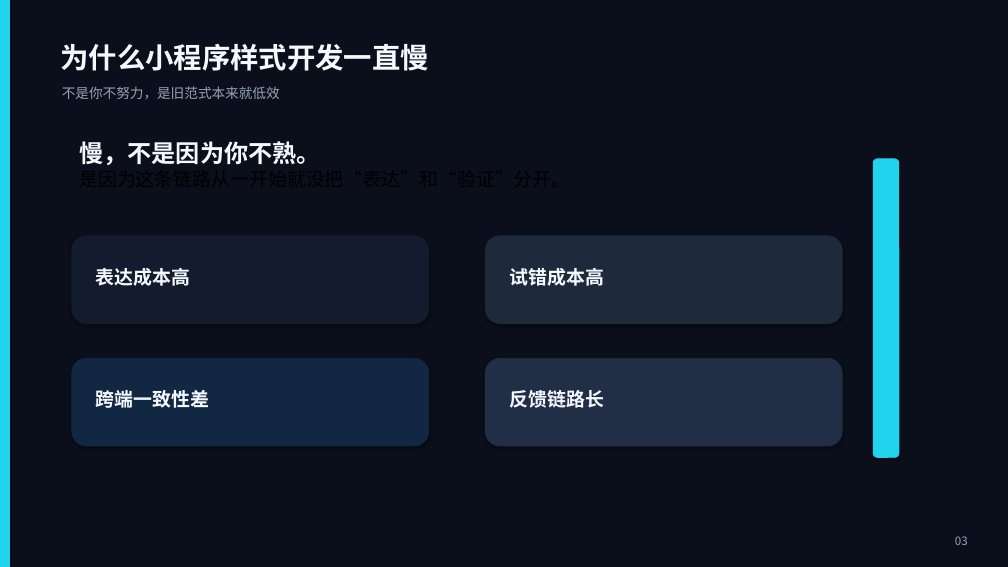
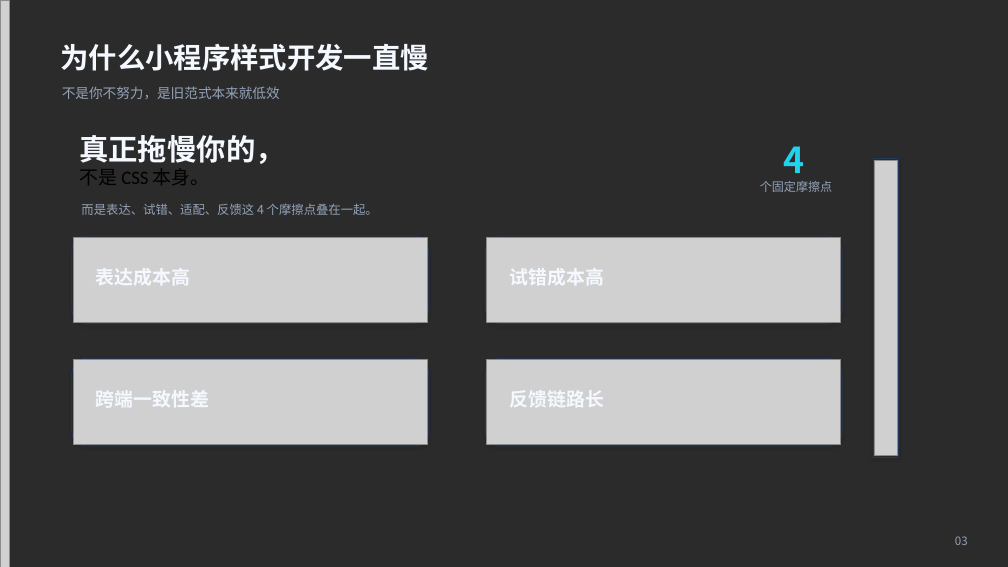
Before and after one commit to sonofmagic/weapp-tailwindcss, a slide deck: slide 3 of talk/2026-04-02-live/2026-04-02-live-deck.pptx. Drawn at 1008x567 pixels with LibreOffice and Linux fonts; fonts in the diff are those of the drawing; grey boxes stand for pictures; background and template pictures are left out; a plain dark background stands for a picture behind light text. Boxes give left, top, right and bottom in pixels: in the first picture for what was removed or moved away, otherwise in the second. Text is boxed around its words. In the diff, an @@ line names an element or a change of style, - is before the commit and + after.

```diff
--- a/talk/2026-04-02-live/2026-04-02-live-deck.pptx
+++ b/talk/2026-04-02-live/2026-04-02-live-deck.pptx
@@ background #0A0F1B to picture (left out) @@
@@ rectangle removed at (0,0,9,567) @@
@@ picture added at (0,0,9,567) @@
@@ text at (79,135,285,185): text changed @@
-慢，不是因为你不熟。
-是因为这条链路从一开始就没把“表达”和“验证”分开。
+真正拖慢你的，
+不是 CSS 本身。
@@ text added at (783,146,804,184), 34 pt, text #22D3EE, bold @@
+4
@@ rounded rectangle removed at (873,159,899,457) @@
@@ rectangle added at (873,159,899,457), outline #24385C 0.75 pt @@
@@ picture added at (875,160,898,456) @@
@@ text added at (81,203,378,215), 11.8 pt, text #94A3B8 @@
+而是表达、试错、适配、反馈这 4 个摩擦点叠在一起。
@@ text added at (760,181,833,192), 11.5 pt, text #94A3B8 @@
+个固定摩擦点
@@ rounded rectangle at (72,236,429,324): fill #131C2E to none; outline #131C2E 0.75 pt to #24385C 0.75 pt @@
@@ picture added at (73,237,427,322) @@
@@ rounded rectangle at (485,236,842,324): fill #1E293B to none; outline #1E293B 0.75 pt to #24385C 0.75 pt @@
@@ picture added at (487,237,841,322) @@
@@ rounded rectangle at (72,358,429,446): fill #122742 to none; outline #122742 0.75 pt to #24385C 0.75 pt @@
@@ rounded rectangle at (485,358,842,446): fill #222D46 to none; outline #222D46 0.75 pt to #24385C 0.75 pt @@
@@ picture added at (73,360,427,445) @@
@@ picture added at (487,360,841,445) @@
```
Also in this commit, not shown: 19 other slides changed, 5 other files.
